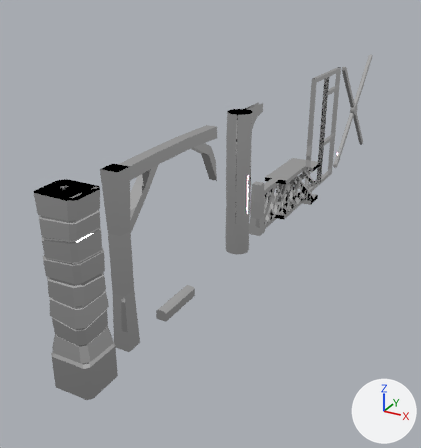
Two versions of the FBX model Assets/Art/Models/Environment/Architecture/Support Beams & Pillars.fbx, one commit apart.
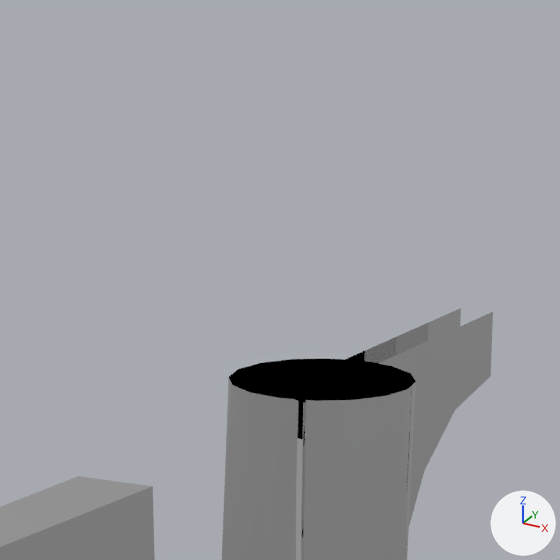
The first picture shows the older version from a 50 mm camera at (-14.02, -7.25, 5.59) aimed at (-20.07, 3.75, 0.08). The close-ups show both versions on the part from 47% to 65% of the width and 13% to 30% of the height of that picture; other places that the commit changed are outside them. The lights are fixed; the arrows at lower right show +X, +Y and +Z. Where no turn or scale is listed for an object, it has been applied to the vertices. Vertices at the same position are counted once.

Names of what the first close-up shows: 'PillarWood', 'PillarWoodArch', 'SupportBeamAttachmentArched'.
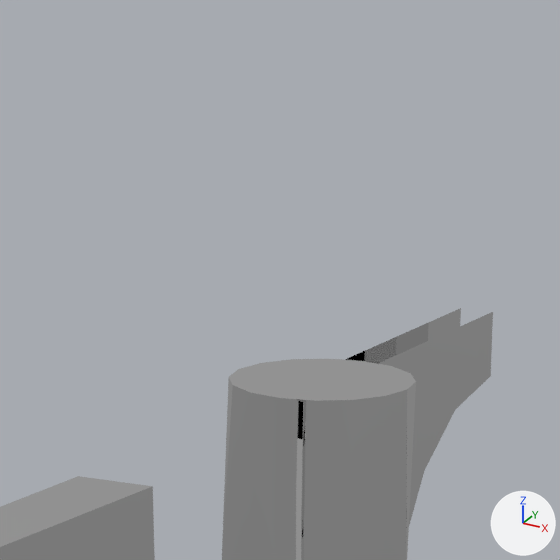
What differs and where, as boxes (x1, y1, x2, y2) in the close-ups (560 x 560 px):
part 1 of me_pillarwood, added: after (229, 359, 416, 401)

The change, as a list of edits to the scene's bpy script:
```text
Change me_pillarwood:
    used by ob_pillarwood; location = (-19.0, 3.0, 0.0)
    remove me_pillarwood.from_pydata(...)  # 112 vertices, 96 faces; spans x -0.26..0.26, y -0.26..0.26, z 0.0..3.0
    add me_pillarwood.from_pydata(...)  # 242 vertices, 256 faces; spans x -0.26..0.26, y -0.26..0.26, z 0.0..3.0
    me_pillarwood part 1: 65 vertices added at x -0.2..0.2, y -0.2..0.2, z 3.0
```
